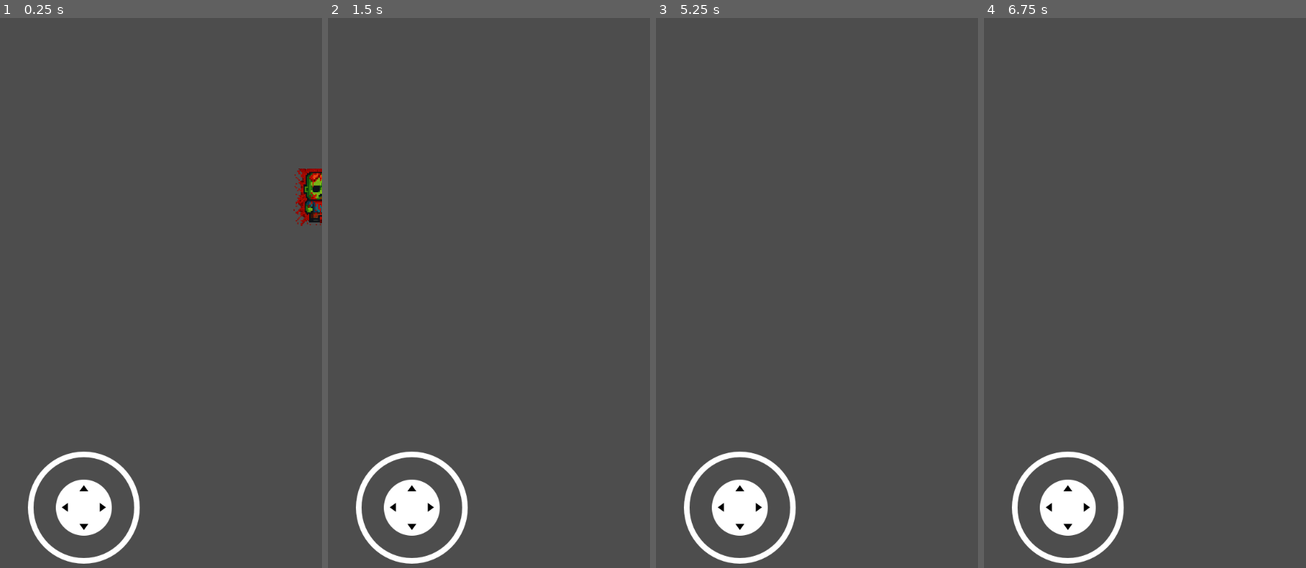
Above: before the commit, frames 1-4 (left to right).
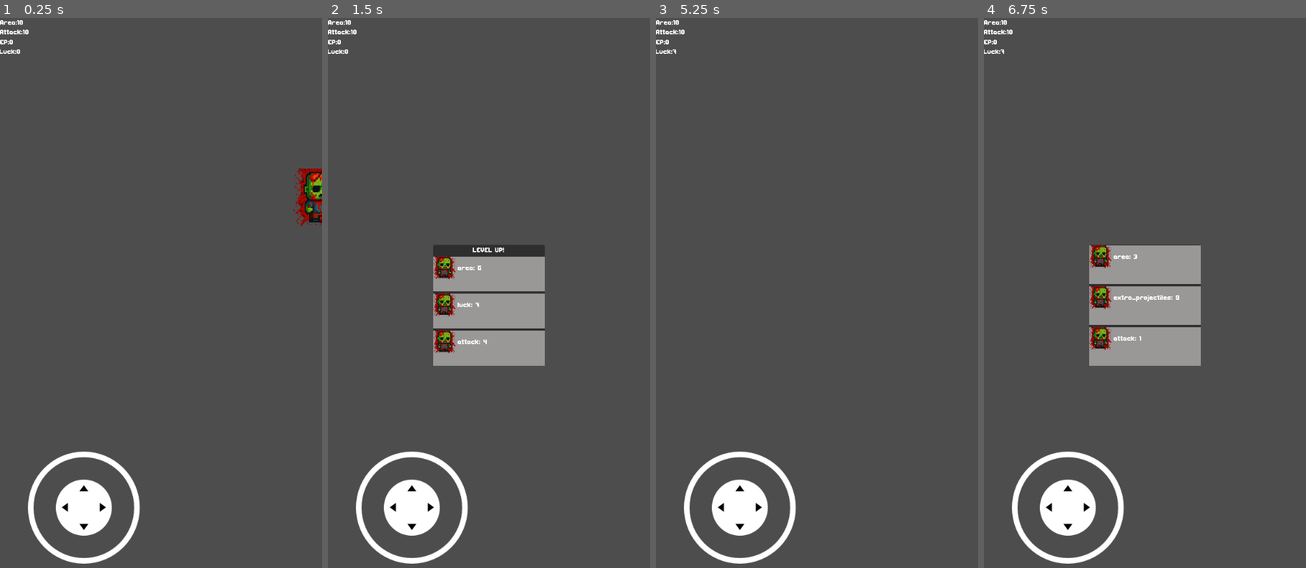
Above: after the commit, the same moments.

Repository: rabd-games/zombies-survivor
Game: Godot game, scene res://src/scenes/stages/stage_test.tscn
Two runs of this game, one before a commit and one after it. Both use one fixed random seed, a clock stepped at 60 frames per second and the inputs below.
Inputs (mouse positions are in pixels of both pictures, inside the frame that each line leads up to):
- Up to frame 1 (0.25 s): no input
- Up to frame 2 (1.5 s): tap Enter at 0.5 s; move the mouse to (559, 276) at 0.52 s; hold Right (ui_right) 0.53-1.25 s; click (559, 276) at 0.6 s; tap K (level_up, bound only after the commit) at 0.8 s; tap Space at 1.25 s; drag from (424, 331) to (472, 419) at 1.27 s
- Up to frame 3 (5.25 s): tap Enter at 2, 3.5 s; move the mouse to (849, 177) at 2.02 s; hold Right (ui_right) 2.03-2.75 s; click (849, 177) at 2.1 s; tap K (level_up, bound only after the commit) at 2.3, 3.8, 5.1 s; tap Space at 2.75, 4.25 s; drag from (800, 419) to (720, 221) at 2.77 s; move the mouse to (913, 392) at 3.52 s; hold Left (ui_left) 3.53-4.25 s; tap F at 3.6 s; click (913, 392) at 3.67 s; drag from (720, 221) to (768, 161) at 4.27 s; move the mouse to (833, 304) at 5.02 s; hold Down (ui_down) from 5.03 s (still down); click (833, 304) at 5.17 s
- Up to frame 4 (6.75 s): release Down (ui_down) at 5.75 s; drag from (1096, 161) to (1080, 331) at 5.77 s; move the mouse to (1215, 276) at 6.52 s; hold Up (ui_up) from 6.53 s (still down); tap K (level_up, bound only after the commit) at 6.6 s; click (1215, 276) at 6.67 s

The runs differ from the first frame. In frame 1, 0.2% of the frame differs, in the area x 0-9%, y 0-7%; in frame 2, 7.6%; in frame 3, 0.2%; in frame 4, 7.7%, in the area x 0-68%, y 0-64%.

Commit message:
FEAT-Versão funcional 1 Painel upgrades

Diff:
--- a/project.godot
+++ b/project.godot
@@ -72,6 +72,16 @@
 , Object(InputEventKey,"resource_local_to_scene":false,"resource_name":"","device":-1,"window_id":0,"alt_pressed":false …(183 unchanged characters)…
 ]
 }
+level_up={
+"deadzone": 0.2,
+"events": [Object(InputEventKey,"resource_local_to_scene":false,"resource_name":"","device":-1,"window_id":0,"alt_pressed":false,"shift_pressed":false,"ctrl_pressed":false,"meta_pressed":false,"pressed":false,"keycode":0,"physical_keycode":75,"key_label":0,"unicode":107,"location":0,"echo":false,"script":null)
+]
+}
+click={
+"deadzone": 0.2,
+"events": [Object(InputEventMouseButton,"resource_local_to_scene":false,"resource_name":"","device":-1,"window_id":0,"alt_pressed":false,"shift_pressed":false,"ctrl_pressed":false,"meta_pressed":false,"button_mask":1,"position":Vector2(215, 14),"global_position":Vector2(224, 62),"factor":1.0,"button_index":1,"canceled":false,"pressed":true,"double_click":false,"script":null)
+]
+}
 
 [input_devices]
 
--- a/src/scenes/characters/player/player.gd
+++ b/src/scenes/characters/player/player.gd
@@ -1,5 +1,38 @@
 extends CharacterBody2D
+
+#Preloads
+@onready var option_card = preload("res://src/scenes/ui/Level_up_panel/option_card.tscn")
 
 @export var move_speed := 320.0
 @export var acceleration := 10.0
 @export var virtual_joystick: VirtualJoystick
+
+@export var stats = {"attack": 10, "extra_projectiles": 0, "area": 10, "luck": 0,}
+@export var available_stats = stats.duplicate()
+
+func _process(delta):
+	$Control/Area.text = "Area:" + str(stats["area"])
+	$Control/EP.text = "EP:" + str(stats["extra_projectiles"])
+	$Control/Attack.text = "Attack:" + str(stats["attack"])
+	$Control/Luck.text = "Luck:" + str(stats["luck"])
+	if Input.is_action_just_pressed("level_up"):
+		level_up()
+
+func level_up():
+	$Control/Level_up_panel.visible = true
+	var options = 0
+	var max_options = 3
+	available_stats = stats.duplicate()
+	while options < max_options:
+		var option = option_card.instantiate()
+		$Control/Level_up_panel/Option_container.add_child(option)
+		options += 1
+	get_tree().paused = true
+
+func upgrade_character(upgraded_stat, amount):
+	stats[upgraded_stat] += amount
+	var upgrade_options = $Control/Level_up_panel/Option_container.get_children()
+	for i in upgrade_options:
+		i.queue_free()
+	$Control/Level_up_panel.visible = false
+	get_tree().paused = false
--- a/src/scenes/characters/player/player.tscn
+++ b/src/scenes/characters/player/player.tscn
@@ -9,7 +9,7 @@
 [sub_resource type="CircleShape2D" id="CircleShape2D_yewv4"]
 radius = 64.0
 
-[node name="CharacterBody2D" type="CharacterBody2D"]
+[node name="Player" type="CharacterBody2D" groups=["Player"]]
 script = ExtResource("1_t61fv")
 
 [node name="PlayerSprites" parent="." instance=ExtResource("1_rp718")]
@@ -25,3 +25,90 @@
 }
 initial_state = "idle"
 metadata/_custom_type_script = "uid://boviqfkbyn3ca"
+
+[node name="Control" type="Control" parent="." groups=["Player"]]
+top_level = true
+layout_mode = 3
+anchors_preset = 8
+anchor_left = 0.5
+anchor_top = 0.5
+anchor_right = 0.5
+anchor_bottom = 0.5
+offset_left = -20.0
+offset_top = -20.0
+offset_right = 20.0
+offset_bottom = 20.0
+grow_horizontal = 2
+grow_vertical = 2
+
+[node name="Level_up_panel" type="Panel" parent="Control"]
+process_mode = 2
+visible = false
+layout_mode = 1
+anchors_preset = 8
+anchor_left = 0.5
+anchor_top = 0.5
+anchor_right = 0.5
+anchor_bottom = 0.5
+offset_left = -100.0
+offset_top = -107.5
+offset_right = 100.0
+offset_bottom = 107.5
+grow_horizontal = 2
+grow_vertical = 2
+
+[node name="Option_container" type="BoxContainer" parent="Control/Level_up_panel"]
+layout_mode = 1
+anchors_preset = 8
+anchor_left = 0.5
+anchor_top = 0.5
+anchor_right = 0.5
+anchor_bottom = 0.5
+offset_left = -100.0
+offset_top = -106.5
+offset_right = 100.0
+offset_bottom = 108.5
+grow_horizontal = 2
+grow_vertical = 2
+vertical = true
+
+[node name="Label" type="Label" parent="Control/Level_up_panel/Option_container"]
+layout_mode = 2
+text = "LEVEL UP!"
+horizontal_alignment = 1
+
+[node name="Area" type="Label" parent="Control"]
+layout_mode = 0
+offset_left = -268.0
+offset_top = -492.0
+offset_right = -209.0
+offset_bottom = -457.0
+text = "Texto: 100
+"
+
+[node name="EP" type="Label" parent="Control"]
+layout_mode = 0
+offset_left = -268.0
+offset_top = -457.0
+offset_right = -209.0
+offset_bottom = -422.0
+text = "Texto: 100
+"
+
+[node name="Attack" type="Label" parent="Control"]
+layout_mode = 0
+offset_left = -268.0
+offset_top = -475.0
+offset_right = -209.0
+offset_bottom = -440.0
+text = "Texto: 100
+"
+
+[node name="Luck" type="Label" parent="Control"]
+layout_mode = 0
+offset_left = -269.0
+offset_top = -440.0
+offset_right = -210.0
+offset_bottom = -405.0
+text = "Texto: 100
+"
--- /dev/null
+++ b/src/scenes/ui/Level_up_panel/option_card.gd
@@ -0,0 +1,30 @@
+extends ColorRect
+
+var mouse_over = false
+@onready var player = get_tree().get_nodes_in_group("Player")[0]
+@onready var stat= select_random_stat()
+@onready var amount
+
+signal selected_stat(stat)
+
+func _ready():
+	connect("selected_stat", Callable(player, "upgrade_character"))
+	amount = randi_range(1, 10)
+	$BoxContainer/Option_name.text = stat + ": " + str(amount)
+
+func _input(event):
+	if event.is_action("click"):
+		if mouse_over:
+			emit_signal("selected_stat", stat, amount)
+
+func select_random_stat():
+	var stats_list = player.available_stats.keys()
+	var random_stat = stats_list[randi() % player.available_stats.size()]
+	player.available_stats.erase(random_stat)
+	return random_stat
+
+func _on_mouse_entered():
+	mouse_over = true
+
+func _on_mouse_exited():
+	mouse_over = false
--- /dev/null
+++ b/src/scenes/ui/Level_up_panel/option_card.tscn
@@ -0,0 +1,29 @@
+[gd_scene load_steps=3 format=3 uid="uid://bf3yjmsjket6g"]
+
+[ext_resource type="Script" uid="uid://b4qe5dxpcmufq" path="res://src/scenes/ui/Level_up_panel/option_card.gd" id="1_bclu6"]
+[ext_resource type="Texture2D" uid="uid://ddud0yx80o8e2" path="res://src/assets/general/images/zombies_survivor.png" id="2_dos8m"]
+
+[node name="Option_card" type="ColorRect"]
+offset_right = 122.0
+offset_bottom = 40.0
+size_flags_horizontal = 3
+size_flags_vertical = 3
+color = Color(0.603922, 0.592157, 0.592157, 1)
+script = ExtResource("1_bclu6")
+
+[node name="BoxContainer" type="BoxContainer" parent="."]
+layout_mode = 0
+offset_right = 122.0
+offset_bottom = 40.0
+
+[node name="Option_image" type="TextureRect" parent="BoxContainer"]
+layout_mode = 2
+texture = ExtResource("2_dos8m")
+expand_mode = 2
+
+[node name="Option_name" type="Label" parent="BoxContainer"]
+layout_mode = 2
+text = "+100 status"
+
+[connection signal="mouse_entered" from="." to="." method="_on_mouse_entered"]
+[connection signal="mouse_exited" from="." to="." method="_on_mouse_exited"]
Not shown, added: src/scenes/ui/Level_up_panel/option_card.gd.uid
